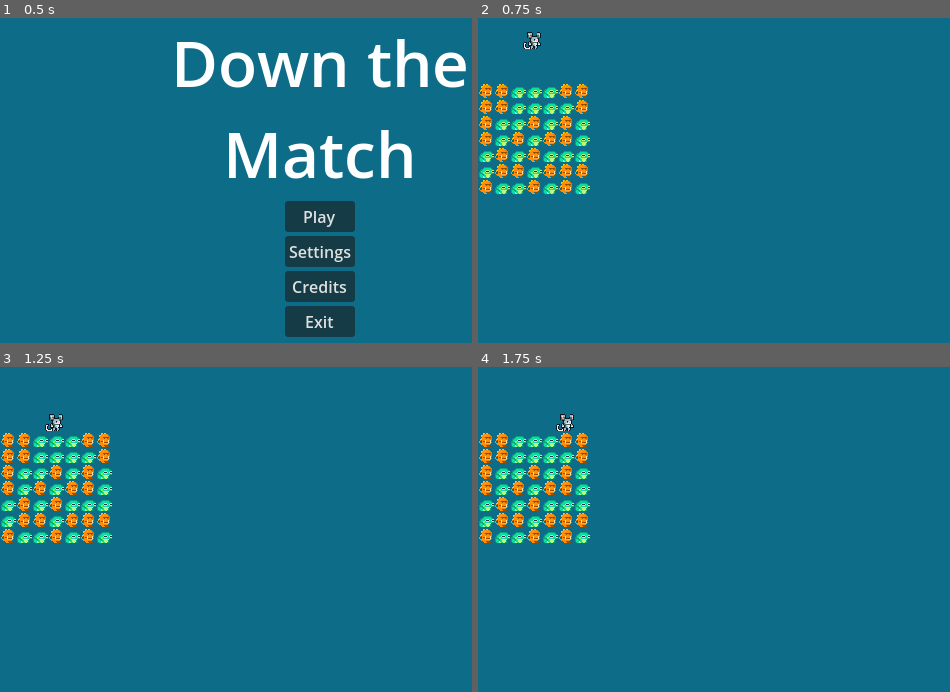
Above: before the commit, frames 1-4 (two rows, left to right).
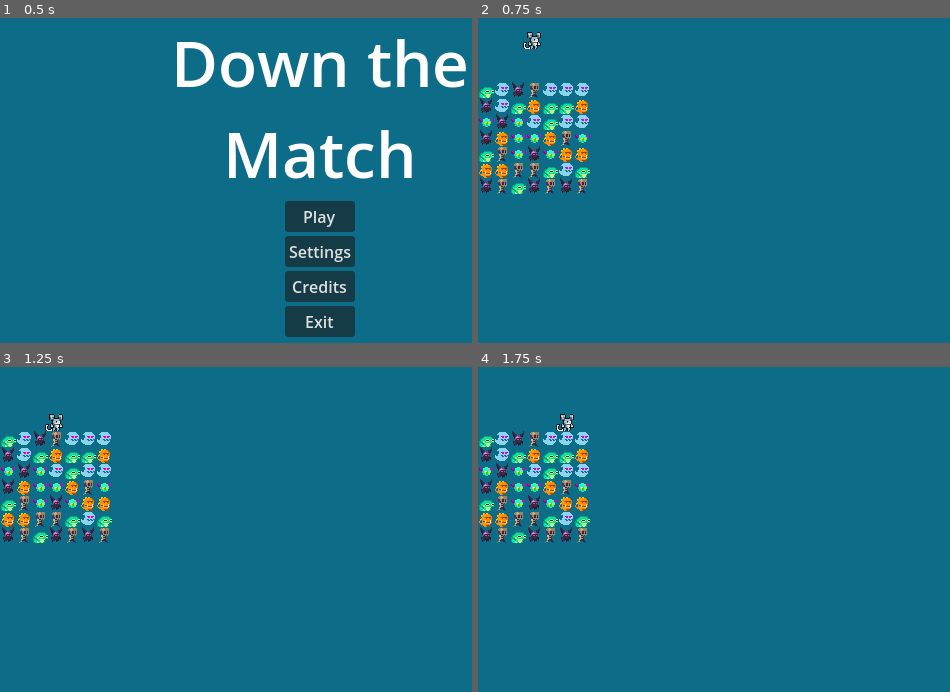
Above: after the commit, the same moments.

Repository: BoatsandJoes/doctor-ill
Game: Godot game, scene res://scenes/main.tscn
Two runs of this game, one before a commit and one after it. Both use one fixed random seed, a clock stepped at 60 frames per second and the inputs below. Sound files missing from this copy of the repository are replaced by a short silence.
Inputs:
- Up to frame 1 (0.5 s): no input
- Up to frame 2 (0.75 s): click "Play" at 0.5 s
- Up to frame 3 (1.25 s): no input
- Up to frame 4 (1.75 s): hold Right (right) from 1.28 s (still down); hold Keypad 9 (cycle) from 1.28 s (still down)

Frame 1 is identical in both runs. In frame 2, 4.0% of the frame differs, in the area x 0-24%, y 19-55%; in frame 3, 4.0%; in frame 4, 4.0%.

Commit message:
Cycle automatically.

Diff:
--- a/scenes/gameObjects/board.gd
+++ b/scenes/gameObjects/board.gd
@@ -12,8 +12,7 @@
 var board: Array
 var tilePixels: int = 16
 var paramsList: Array[Dictionary] = [
-	{&"width": 7, &"height": 7, &"buffer": 4, &"types": [Omni], &"colors": 2},
-	{&"width": 7, &"height": 7, &"buffer": 4, &"types": [Omni,Diag], &"colors": 1}
+	{&"width": 7, &"height": 7, &"buffer": 4, &"types": [Omni,Diag], &"colors": 3}
 ]
 var currentParams: Dictionary = paramsList[0]
 
@@ -240,6 +239,8 @@
 				if (above >= 0 && board[above] != null && !pick):
 					# make rest of stack fall
 					fall(board[above], above, source, player.defaultFastFallCounter)
+				elif pick:
+					board[target].set_bomb()
 			else:
 				# test rest of stack
 				var passed = true
@@ -257,6 +258,8 @@
 					while above >= 0 && board[above] != null && !(board[above] is Player):
 						move(board[above], target)
 						board[target].fall_fast()
+						if pick:
+							board[target].set_bomb()
 						above = above - currentParams[&"width"]
 						target = target - currentParams[&"width"]
 
@@ -340,6 +343,7 @@
 						largestClear = max(largestClear, matches.size() + 1)
 				#look through existing clears this frame
 				var modified: bool = false
+				var duplicate: bool = false
 				for dict in clearDicts:
 					#piggyback existing clear, if exists
 					var has: bool = false
@@ -350,7 +354,9 @@
 						else:
 							hasNot = true
 					if has:
+						duplicate = true
 						if hasNot:
+							duplicate = false
 							#combine these clears
 							dict[&"breakfast"] = true
 							dict[&"size"]= max(clears.size(), dict[&"size"])
@@ -358,7 +364,7 @@
 								dict[i] = true
 							modified = true
 						#break #could be okay but the benefit is marginal, so why risk it
-				if !modified:
+				if !modified && !duplicate:
 					# new clear
 					var dict: Dictionary = {&"size": largestClear, &"breakfast": breakfast, &"cells": {}}
 					for i in clears:
--- a/scenes/gameObjects/pieces/piece.gd
+++ b/scenes/gameObjects/pieces/piece.gd
@@ -26,5 +26,9 @@
 	else:
 		$Sprite2D.modulate = Color(1,1,1)
 
+func set_bomb():
+	$Sprite2D.modulate = Color(5,5,5)
+	bomb = true
+
 func matches(piece: Piece) -> bool:
 	return piece.type == type && piece.variety == variety
--- a/scenes/gameObjects/player.gd
+++ b/scenes/gameObjects/player.gd
@@ -100,8 +100,6 @@
 		bufferedPickUpOne = true
 	elif(event.is_action_pressed("pick_up_stack")):
 		bufferedPickUpStack = true
-	elif(event.is_action_pressed("cycle")):
-		bufferedCycle = true
 	elif(event.is_action_pressed("kick")):
 		bufferedKick = true;
 	elif(event.is_action_pressed("up")):
